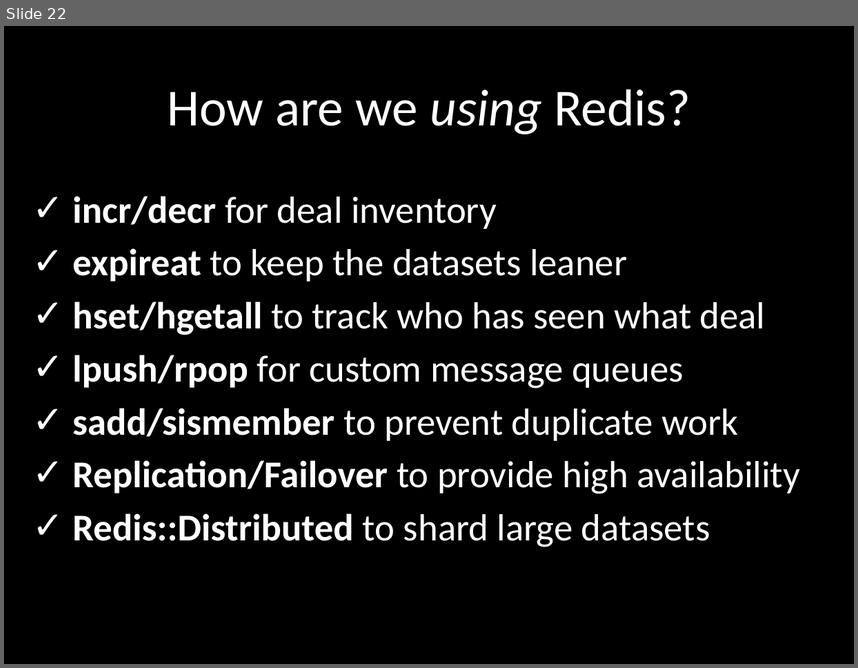
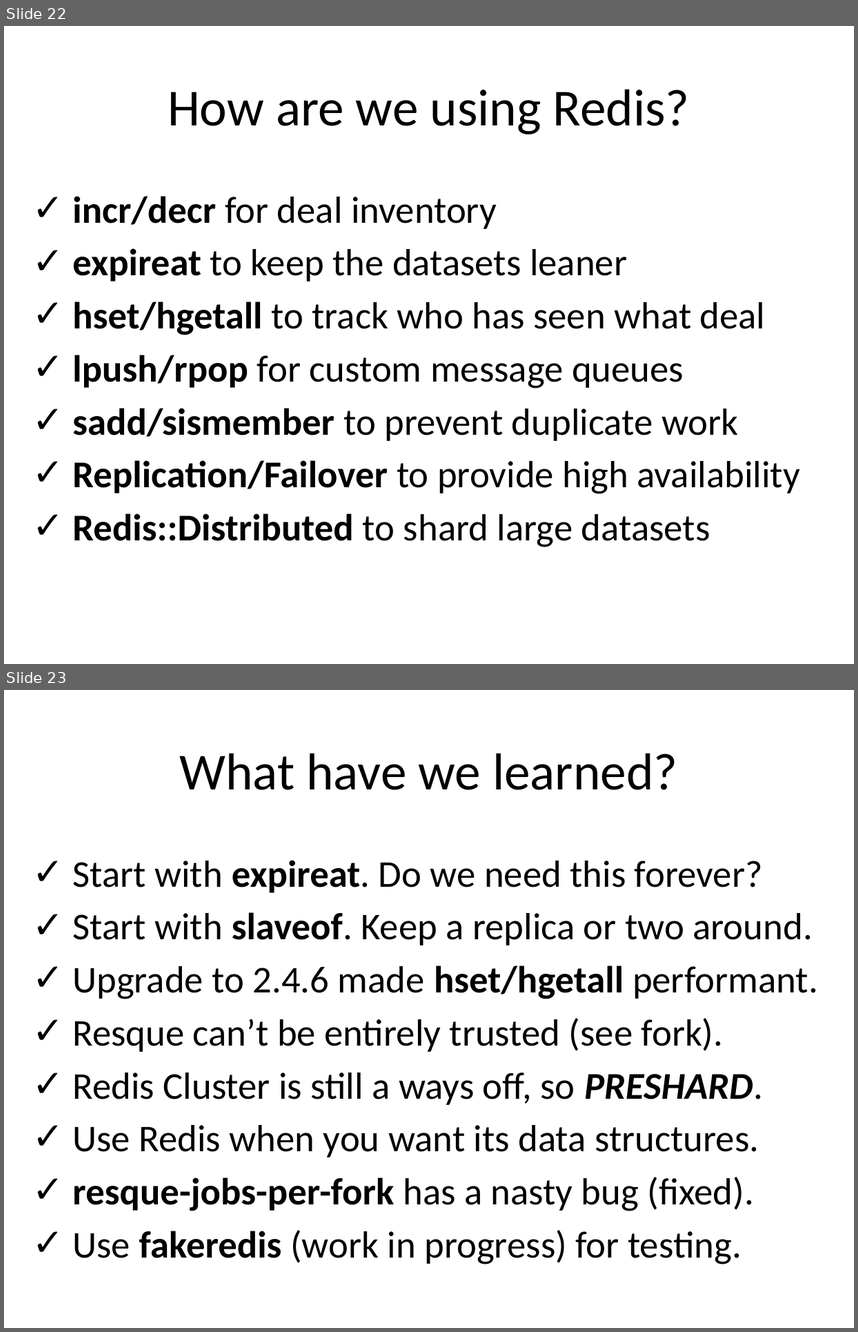
Before and after one commit to redsquirrel/redis-at-groupon, a slide deck: redis-groupon.pptx. Shown one above the other, each under a label of ours: slide 22 before the commit, slides 22 and 23 after it. The pictures are 858x668 and 858x1332 pixels, drawn with LibreOffice and Linux fonts; fonts in the diff are those of the drawing. Boxes give left, top, right and bottom in pixels: in the first picture for what was removed or moved away, otherwise in the second. Text is boxed around its words. In the diff, an @@ line names an element or a change of style, - is before the commit and + after.

```diff
--- a/redis-groupon.pptx
+++ b/redis-groupon.pptx
@@ slide 23 added at (x1=4, y1=690, x2=854, y2=1328), background #FFFFFF @@
@@ title added at (x1=179, y1=753, x2=677, y2=790), 44 pt, text #000000 @@
+What have we learned?
@@ text added at (x1=72, y1=860, x2=818, y2=1264), 32 pt, text #000000 @@
+✓ Start with expireat. Do we need this forever?
+✓ Start with slaveof. Keep a replica or two around.
+✓ Upgrade to 2.4.6 made hset/hgetall performant.
+✓ Resque can’t be entirely trusted (see fork).
+✓ Redis Cluster is still a ways off, so PRESHARD.
+✓ Use Redis when you want its data structures.
+✓ resque-jobs-per-fork has a nasty bug (fixed).
+✓ Use fakeredis (work in progress) for testing.
@@ slide 22 changed as well @@
@@ background #000000 to #FFFFFF @@
@@ title "How are we using Redis?" at (x1=168, y1=89, x2=690, y2=134): text colour #FFFFFF to #000000; italic off in "using" @@
@@ text "incr/decr for deal inventory" at (x1=72, y1=196, x2=800, y2=547): text colour #FFFFFF to #000000 @@
```
Also in this commit, not shown: 19 other slides changed, 4 other slides added, 4 slides removed.
